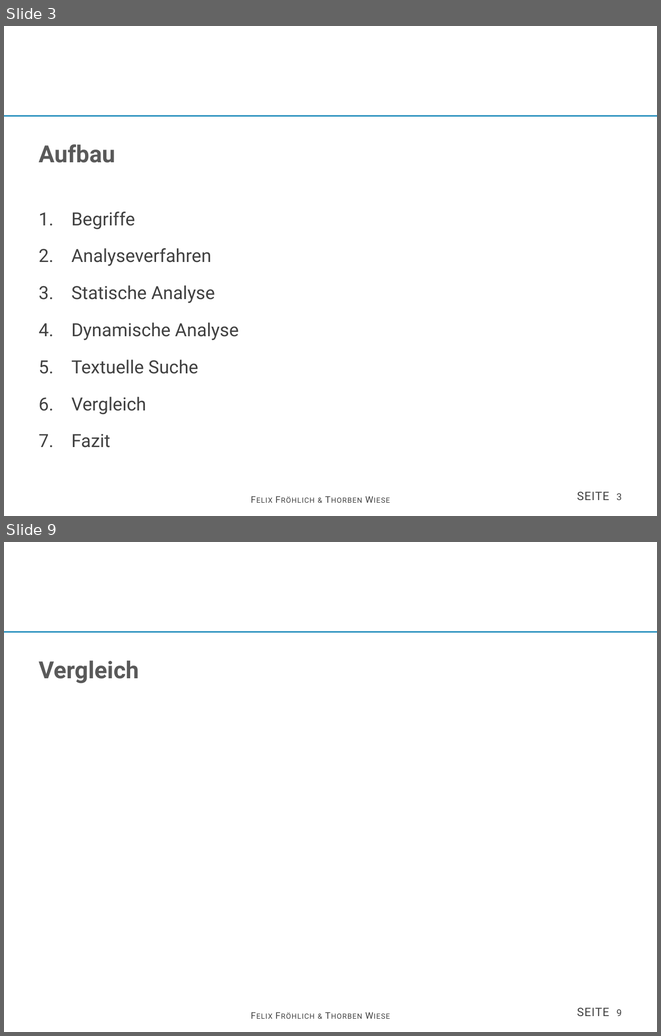
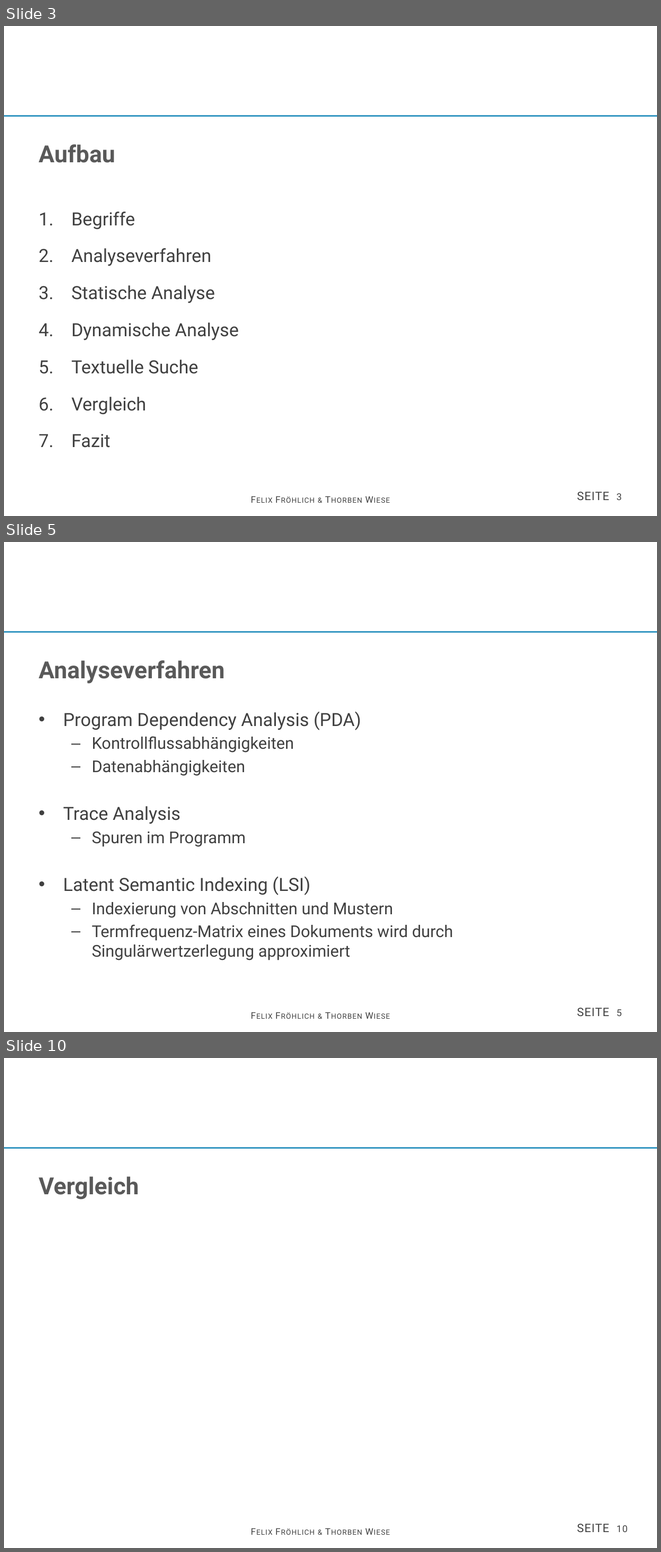
Before and after one commit to thorbenwiese/SRE, a slide deck: vortrag.pptx. Shown one above the other, each under a label of ours: slides 3 and 9 before the commit, slides 3, 5 and 10 after it; the slides between them are not shown. The pictures are 661x1036 and 661x1552 pixels, drawn with LibreOffice and Linux fonts; fonts in the diff are those of the drawing; background and template pictures are left out. Boxes give left, top, right and bottom in pixels: in the first picture for what was removed or moved away, otherwise in the second. Text is boxed around its words. In the diff, an @@ line names an element or a change of style, - is before the commit and + after.

```diff
--- a/vortrag.pptx
+++ b/vortrag.pptx
@@ slide 5 added at bbox=[4, 542, 657, 1032], background #FFFFFF; not listed: 4 template elements that a slide beside it also shows @@
@@ title added at bbox=[38, 660, 224, 684], 26 pt, text #595959, bold @@
+Analyseverfahren
@@ text added at bbox=[63, 712, 453, 960], 18 pt, text #404040 @@
+• Program Dependency Analysis (PDA)
+  – Kontrollflussabhängigkeiten
+  – Datenabhängigkeiten
+• Trace Analysis
+  – Spuren im Programm
+• Latent Semantic Indexing (LSI)
+  – Indexierung von Abschnitten und Mustern
+  – Termfrequenz-Matrix eines Dokuments wird durch Singulärwertzerlegung approximiert
@@ what was slide 9 is now slide 10 @@
@@ page number at bbox=[577, 1523, 628, 1532]: text changed @@
-seite 9
+seite 10
```
Also in this commit, not shown: 3 slides changed, 3 other slides added, 3 slides removed, 2 other files.
